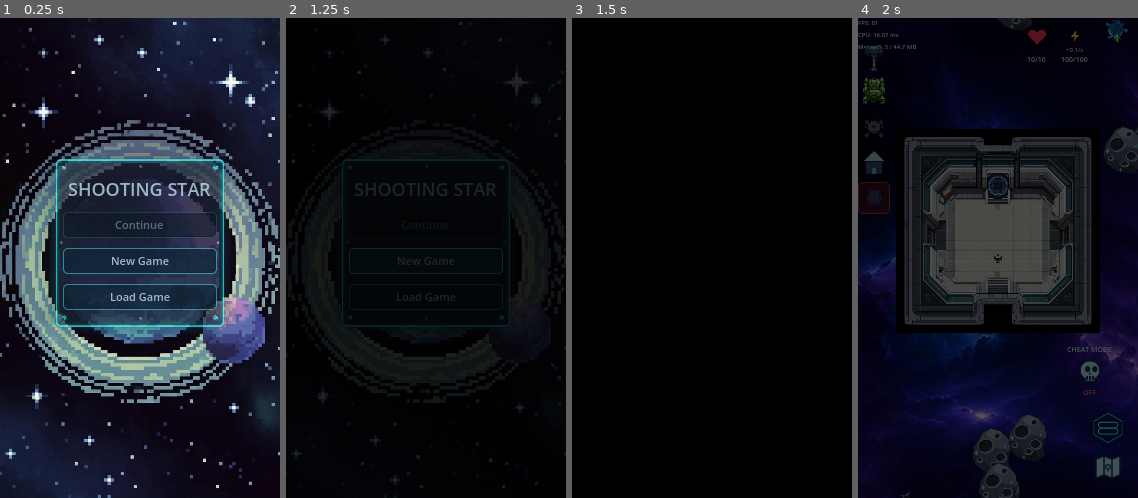
Above: before the commit, frames 1-4 (left to right).
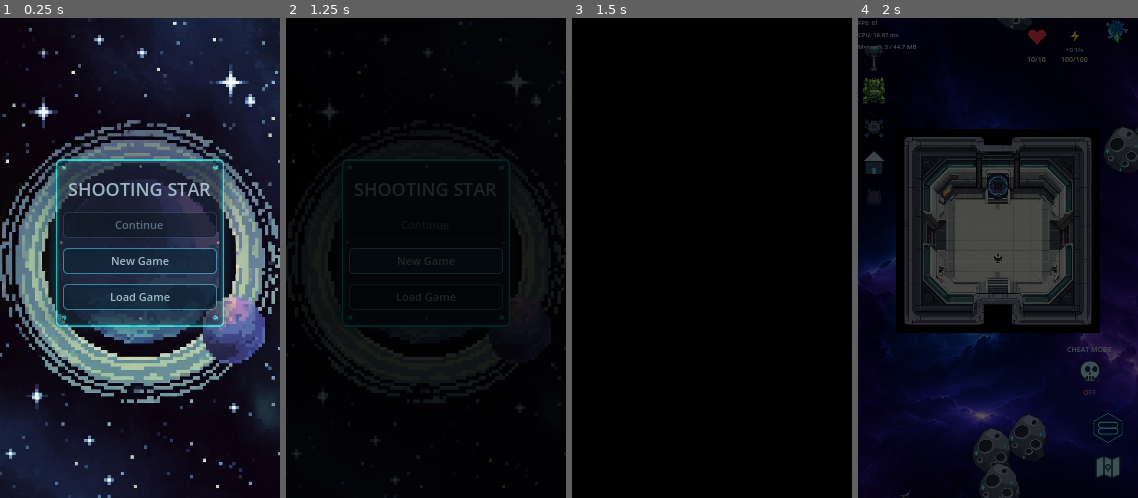
Above: after the commit, the same moments.

Repository: wildane/ShootingStar
Game: Godot game, scene res://scene/main_menu/main_menu.tscn
Two runs of this game, one before a commit and one after it. Both use one fixed random seed, a clock stepped at 60 frames per second and the inputs below.
Inputs:
- Up to frame 1 (0.25 s): no input
- Up to frame 2 (1.25 s): click "New Game" at 0.5 s
- Up to frame 3 (1.5 s): click "New Game" at 1.25 s
- Up to frame 4 (2 s): no input

Frames 1-3 are identical in both runs. In frame 4, 0.1% of the frame differs, in the area x 0-12%, y 34-41%.

Commit message:
Letak butang threat terus dalam scene level
Butang kini nod sebenar dalam VBox ikon level_3.tscn (bawah ikon rumah),
jadi ia muncul sama seperti butang HUD lain tanpa bergantung pada autoload
menciptanya. Autoload hanya menyediakan menu husk yang dibuka butang itu.

Diff:
--- a/scene/Mob/SeranganBalas.gd
+++ b/scene/Mob/SeranganBalas.gd
@@ -153,6 +153,12 @@
 	add_child(_hud)
 	_hud.pasang(self)
 
+# Dipanggil butang threat dalam scene (ButangThreat.gd).
+func buka_menu_threat() -> void:
+	_sedia_hud()
+	if _hud != null and is_instance_valid(_hud) and _hud.has_method("buka_menu"):
+		_hud.buka_menu()
+
 func _kemas_hud(delta: float) -> void:
 	_sedia_hud()
 	if _hud != null and is_instance_valid(_hud):
--- a/scene/level_3/level_3.tscn
+++ b/scene/level_3/level_3.tscn
@@ -41,6 +41,9 @@
 [ext_resource type="PackedScene" path="res://scene/asteroid/Asteroid.tscn" id="60_ast"]
 [ext_resource type="Script" path="res://scene/level_3/build_system/BuildGrid.gd" id="61_bgrid"]
 
+[ext_resource type="Script" path="res://scene/ui/ButangThreat.gd" id="43_butang"]
+[ext_resource type="Texture2D" path="res://scene/ui/threat_icon.png" id="44_threatikon"]
+
 [sub_resource type="StyleBoxEmpty" id="StyleBoxEmpty_fs2q3"]
 
 [sub_resource type="StyleBoxEmpty" id="StyleBoxEmpty_jvfsc"]
@@ -327,6 +330,16 @@
 spawn_icon = ExtResource("16_hr2ua")
 metadata/_edit_lock_ = true
 
+[node name="ButangThreat" type="Button" parent="CanvasLayer/MarginContainer/VBoxContainer"]
+custom_minimum_size = Vector2(32, 32)
+layout_mode = 2
+mouse_filter = 0
+icon = ExtResource("44_threatikon")
+flat = true
+icon_alignment = 1
+expand_icon = true
+script = ExtResource("43_butang")
+
 [node name="Inventory" parent="CanvasLayer" unique_id=1787922766 instance=ExtResource("9_jlgbs")]
 unique_name_in_owner = true
 anchors_preset = 5
--- /dev/null
+++ b/scene/ui/ButangThreat.gd
@@ -0,0 +1,42 @@
+extends Button
+
+## Butang threat dalam group ikon menegak kiri (under ikon rumah).
+##
+## Butang ini memang ada dalam level_3.tscn (bukan dicipta oleh autoload),
+## jadi ia sentiasa kelihatan sama seperti butang Build / Inventory / Drone /
+## Home. Bila ditekan, ia minta autoload SeranganBalas membuka menu husk
+## (menu gaya perabot: ikon husk, peratus threat, kiraan bunuh, pemasa).
+
+const IKON: String = "res://scene/ui/threat_icon.png"
+
+func _ready() -> void:
+	expand_icon = true
+	icon_alignment = HORIZONTAL_ALIGNMENT_CENTER
+	focus_mode = Control.FOCUS_NONE
+	tooltip_text = "Husk Threat"
+
+	if icon == null and ResourceLoader.exists(IKON):
+		icon = load(IKON)
+
+	# Ikon gagal dimuat (PNG belum diimport): tunjuk butang merah "!" supaya
+	# butang tetap kelihatan dan boleh ditekan.
+	if icon == null:
+		text = "!"
+		add_theme_font_size_override("font_size", 16)
+		add_theme_color_override("font_color", Color(1.0, 0.4, 0.35, 1.0))
+		var latar := StyleBoxFlat.new()
+		latar.bg_color = Color(0.35, 0.08, 0.1, 0.6)
+		latar.border_color = Color(0.9, 0.25, 0.25, 0.8)
+		latar.set_border_width_all(1)
+		latar.set_corner_radius_all(4)
+		add_theme_stylebox_override("normal", latar)
+
+	if not pressed.is_connected(_tekan):
+		pressed.connect(_tekan)
+
+func _tekan() -> void:
+	var serangan := get_node_or_null("/root/SeranganBalas")
+	if serangan != null and serangan.has_method("buka_menu_threat"):
+		serangan.buka_menu_threat()
+	else:
+		print("ButangThreat: autoload SeranganBalas tidak dijumpai")
--- a/scene/ui/ThreatHud.gd
+++ b/scene/ui/ThreatHud.gd
@@ -57,11 +57,15 @@
 
 func _process(delta: float) -> void:
 	# Butang hilang bila tukar scene; cari bekasnya semula sekali-sekala.
-	if _butang == null or not is_instance_valid(_butang) or not _butang.is_inside_tree():
-		_cari_tick += delta
-		if _cari_tick >= SELA_CARI_BEKAS:
-			_cari_tick = 0.0
+	_cari_tick += delta
+	if _cari_tick >= SELA_CARI_BEKAS:
+		_cari_tick = 0.0
+		if _butang == null or not is_instance_valid(_butang) or not _butang.is_inside_tree():
 			_sedia_butang()
+		else:
+			# BuildGrid menambah ikon rumah kemudian; pastikan butang threat
+			# kekal di bawah sekali dalam group ikon.
+			_susun_bawah_ikon_home()
 
 	if _menu == null or not is_instance_valid(_menu) or not _menu.visible:
 		return
@@ -84,6 +88,16 @@
 func _sedia_butang() -> void:
 	if _butang != null and is_instance_valid(_butang) and _butang.is_inside_tree():
 		return
+
+	# Butang dalam scene (ButangThreat.gd) diutamakan; ia ada dalam level_3.tscn
+	# supaya sentiasa kelihatan macam butang HUD lain.
+	var sedia := _cari_butang_sedia()
+	if sedia != null:
+		# Butang scene sudah sambung isyaratnya sendiri (ButangThreat.gd) ke
+		# buka_menu_threat, jadi jangan sambung di sini (elak toggle berganda).
+		_butang = sedia
+		return
+
 	var bekas := _cari_bekas_ikon()
 	if bekas == null:
 		return
@@ -112,6 +126,22 @@
 	bekas.add_child(_butang)
 	print("ThreatHud: butang threat ditambah ke ", bekas.get_path())
 
+func _cari_butang_sedia() -> Button:
+	var scene_utama := get_tree().current_scene
+	if scene_utama == null:
+		return null
+	return scene_utama.find_child("ButangThreat", true, false) as Button
+
+# Letak butang threat sebagai anak terakhir group ikon (bawah ikon rumah).
+func _susun_bawah_ikon_home() -> void:
+	if _butang == null or not is_instance_valid(_butang):
+		return
+	var ibu := _butang.get_parent()
+	if ibu == null:
+		return
+	if _butang.get_index() != ibu.get_child_count() - 1:
+		ibu.move_child(_butang, -1)
+
 # Cari VBox ikon menegah kiri: utamakan laluan tepat, kemudian VBox yang
 # mengandungi butang HUD yang dikenali.
 func _cari_bekas_ikon() -> Control:
@@ -254,10 +284,16 @@
 	return label
 
 func _tukar_menu() -> void:
+	if _menu != null and is_instance_valid(_menu) and _menu.visible:
+		_menu.visible = false
+		return
+	buka_menu()
+
+# Buka menu di tengah skrin (dipanggil butang scene atau butang sendiri).
+func buka_menu() -> void:
 	if _menu == null or not is_instance_valid(_menu):
-		return
-	if _menu.visible:
-		_menu.visible = false
+		_sedia_menu()
+	if _menu == null or not is_instance_valid(_menu):
 		return
 	_kemas_kini_label()
 	_menu.reset_size()
Not shown, added: scene/ui/ButangThreat.gd.uid
